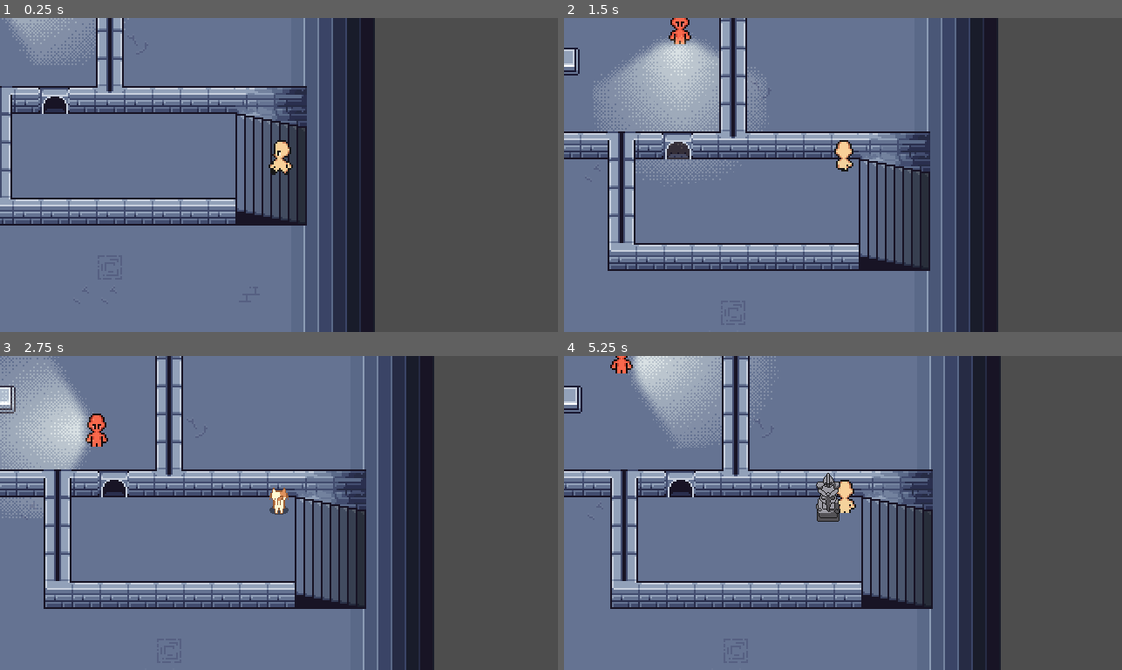
Above: before the commit, frames 1-4 (two rows, left to right).
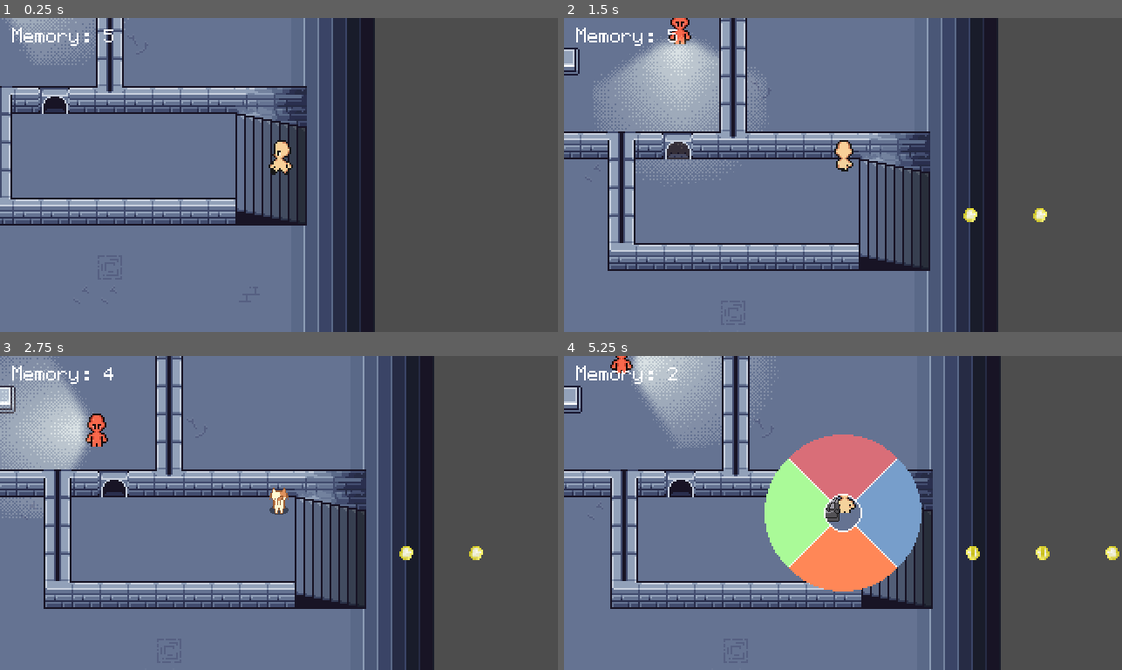
Above: after the commit, the same moments.

Repository: FastEverLast/testgame
Game: Godot game, scene res://scenes/levels/level1.tscn
Same seed, same stepped clock (60 frames per second), same inputs: the game is played once before the commit and once after it. This scene is started directly instead of the project's main scene.
Inputs (mouse positions are in pixels of both pictures, inside the frame that each line leads up to):
- Up to frame 1 (0.25 s): no input
- Up to frame 2 (1.5 s): move the mouse to (870, 175) at 0.52 s; hold E (interact) 0.53-1.28 s; hold W (move_up) from 0.53 s (still down); move the mouse to (815, 175) at 1.27 s; tap 1 (form_base) at 1.35 s
- Up to frame 3 (2.75 s): keep holding W (move_up); tap E (interact) at 1.55, 2.3 s; move the mouse to (290, 506) at 2.02 s; hold 3 (form_cat) from 2.03 s (still down)
- Up to frame 4 (5.25 s): keep holding W (move_up); move the mouse to (837, 519) at 2.77 s; release 3 (form_cat) at 2.78 s; tap 2 (form_guard) at 2.85 s; tap E (interact) at 3.05, 3.8, 4.35 s; move the mouse to (887, 516) at 3.52 s; hold 4 (form_statue) 3.53-4.28 s; move the mouse to (798, 509) at 4.27 s; move the mouse to (848, 513) at 5.02 s; hold Shift (wheel_open) from 5.03 s (still down)

The runs differ from the first frame. In frame 1, 0.2% of the frame differs, in the area x 2-21%, y 3-9%; in frame 2, 0.4%; in frame 3, 0.4%; in frame 4, 11%, in the area x 2-100%, y 3-75%.

Commit message:
Fragments

Diff:
--- a/scenes/base_level.gd
+++ b/scenes/base_level.gd
@@ -5,3 +5,7 @@
 func _ready() -> void:
 	Input.set_mouse_mode(Input.MOUSE_MODE_CAPTURED)
 	GameState.start_level(free_retries)
+
+
+func _on_floor_button_activated() -> void:
+	pass # Replace with function body.
--- a/scenes/levels/exit_level/exit_level.gd
+++ b/scenes/levels/exit_level/exit_level.gd
@@ -8,6 +8,7 @@
 var _player : Node2D = null
 var walk_direction : Vector2
 var walk_time := 0.9
+var _fragment := preload("res://scenes/resources/interactables/fragment/fragment.tscn")
 
 func _on_body_entered(body):
 	if next_level == "":
@@ -17,11 +18,32 @@
 			await get_tree().create_timer(walk_time, false).timeout
 			_player.talk_direction = Vector2.ZERO
 			GameState.reading = false
+
+			if GameState.memory <= 2:
+				for i in range(1, 5):
+					var new_fragment = _fragment.instantiate()
+
+					if direction_in == Vector2.LEFT:
+						new_fragment.global_position = global_position + Vector2((i*40), 0)
+					elif direction_in == Vector2.RIGHT:
+						new_fragment.global_position = global_position + Vector2((i*-40), 0)
+					get_parent().add_sibling(new_fragment)
+			else:
+				for i in range(1, 3):
+					var new_fragment = _fragment.instantiate()
+					if direction_in == Vector2.LEFT:
+						new_fragment.global_position = global_position + Vector2((i*40), 0)
+					elif direction_in == Vector2.RIGHT:
+						new_fragment.glbal_position = global_position + Vector2((i*-40), 0)
+					get_parent().add_sibling(new_fragment)
 		return
+
 	if locked:
 		return
 	GameState.prepare_next_level()
 	SceneManager.change_level(next_level)
+
+
 
 func _update_look():
 	if locked:
--- a/scenes/levels/level1.tscn
+++ b/scenes/levels/level1.tscn
@@ -8,11 +8,9 @@
 [ext_resource type="PackedScene" uid="uid://drk4ukekf0bn6" path="res://scenes/characters/enemies/guard_enemy/guard_enemy.tscn" id="6_1seuy"]
 [ext_resource type="PackedScene" uid="uid://jp2bns3b10c4" path="res://scenes/resources/interactables/fragment/fragment.tscn" id="7_2r1tl"]
 [ext_resource type="PackedScene" uid="uid://7a82y05tyroc" path="res://scenes/resources/level/conversation_helper/conversation_helper.tscn" id="8_8a7m2"]
+[ext_resource type="PackedScene" uid="uid://ddnamdbtutcvx" path="res://scenes/resources/level/guard_panel/guard_panel.tscn" id="9_plydf"]
 
 [node name="Level1" unique_id=1515612743 instance=ExtResource("1_jwv3a")]
-
-[node name="UI" parent="." index="0" unique_id=1543863405]
-visible = false
 
 [node name="Floor" parent="." index="1" unique_id=512615916]
 tile_map_data = PackedByteArray("AAAGABYAAAAIAA0AAAAFABYAAAACAAgAAAAEABYAAAACAAgAAAADABYAAAACAAgAAAACABYAAAACAAgAAAABAB …(22656 unchanged characters)…
@@ -65,7 +63,18 @@
 base = true
 cat = true
 
+[node name="GuardPanel" parent="." index="15" unique_id=1548600339 instance=ExtResource("9_plydf")]
+position = Vector2(329, 6)
+
+[node name="Gate3" parent="." index="16" unique_id=670284961 instance=ExtResource("3_dd0lh")]
+position = Vector2(232, 24)
+
+[node name="Gate4" parent="." index="17" unique_id=1484559091 instance=ExtResource("3_dd0lh")]
+position = Vector2(232, 40)
+
 [connection signal="activated" from="FloorButton" to="Gate" method="_on_floor_button_activated"]
 [connection signal="activated" from="FloorButton" to="Gate2" method="_on_floor_button_activated"]
 [connection signal="released" from="FloorButton" to="Gate" method="_on_floor_button_released"]
 [connection signal="released" from="FloorButton" to="Gate2" method="_on_floor_button_released"]
+[connection signal="activated" from="GuardPanel" to="Gate3" method="_on_floor_button_activated"]
+[connection signal="activated" from="GuardPanel" to="Gate4" method="_on_floor_button_activated"]
--- a/scenes/levels/tutorial_level.tscn
+++ b/scenes/levels/tutorial_level.tscn
@@ -24,7 +24,7 @@
 tile_map_data = PackedByteArray("AAABABUAAAAGAAoAAAACABUAAAAGAAoAAAADABUAAAAGAAoAAAAEABUAAAAGAAoAAAAFABUAAAAGAAoAAAAGAB …(2672 unchanged characters)…
 
 [node name="Player" parent="." index="4" unique_id=1894673584]
-position = Vector2(510, 91)
+position = Vector2(433, 44)
 
 [node name="BigGate" parent="." index="5" unique_id=2002653040 instance=ExtResource("2_43dxg")]
 position = Vector2(88, 185)
@@ -72,7 +72,7 @@
 [node name="Popups" type="Node" parent="." index="13" unique_id=839732332]
 
 [node name="GatePopUp" parent="Popups" index="0" unique_id=1373416750 instance=ExtResource("3_4xxee")]
-position = Vector2(87, 276)
+position = Vector2(97, 277)
 
 [node name="VentPopUp" parent="Popups" index="1" unique_id=1429337383 instance=ExtResource("3_4xxee")]
 visible = false
--- a/scenes/resources/interactables/fragment/fragment.tscn
+++ b/scenes/resources/interactables/fragment/fragment.tscn
@@ -58,7 +58,7 @@
 "speed": 9.0
 }]
 
-[node name="Fragment" type="Area2D" unique_id=1635556197]
+[node name="Fragment" type="Area2D" unique_id=1635556197 groups=["fragment"]]
 scale = Vector2(2, 2)
 collision_layer = 16
 script = ExtResource("1_h7my7")
--- a/scenes/ui/speech_bubble/speech_bubble.tscn
+++ b/scenes/ui/speech_bubble/speech_bubble.tscn
@@ -1,7 +1,7 @@
 [gd_scene format=3 uid="uid://dio74gecan1w3"]
 
-[ext_resource type="FontFile" uid="uid://3oubag611cju" path="res://assets/font/pixelfont_regular.ttf" id="1_h3upq"]
 [ext_resource type="Script" uid="uid://tvktkgnktpps" path="res://scenes/ui/speech_bubble/speech_bubble.gd" id="1_jibl7"]
+[ext_resource type="FontFile" uid="uid://c6ou6hvi7o73f" path="res://assets/font/comic-8.ttf" id="2_jibl7"]
 
 [sub_resource type="StyleBoxFlat" id="StyleBoxFlat_eu66n"]
 content_margin_left = 8.0
@@ -22,16 +22,16 @@
 script = ExtResource("1_jibl7")
 
 [node name="Panel" type="PanelContainer" parent="." unique_id=288633318]
-offset_right = 40.0
-offset_bottom = 40.0
+offset_right = 214.0
+offset_bottom = 28.0
 theme_override_styles/panel = SubResource("StyleBoxFlat_eu66n")
 
 [node name="Text" type="Label" parent="Panel" unique_id=1190193244]
 custom_minimum_size = Vector2(200, 0)
 layout_mode = 2
 theme_override_colors/font_color = Color(1, 1, 1, 1)
-theme_override_fonts/font = ExtResource("1_h3upq")
-theme_override_font_sizes/font_size = 16
+theme_override_fonts/font = ExtResource("2_jibl7")
+theme_override_font_sizes/font_size = 12
 autowrap_mode = 3
 
 [node name="AudioStreamPlayer" type="AudioStreamPlayer" parent="." unique_id=898037069]
Binary file added: assets/font/comic-8.ttf
Not shown, added: assets/font/comic-8.ttf.import
